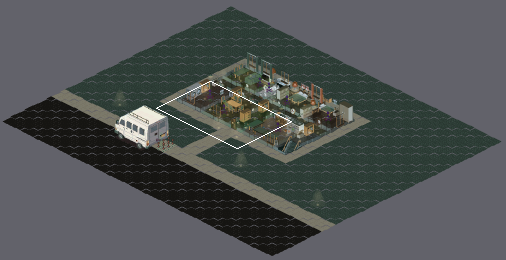
Tiled map, stored at assets/maps/map_house1_3x.tmx. Above, an overview of the earlier version with the close-up marked.
Close-up. Earlier state:
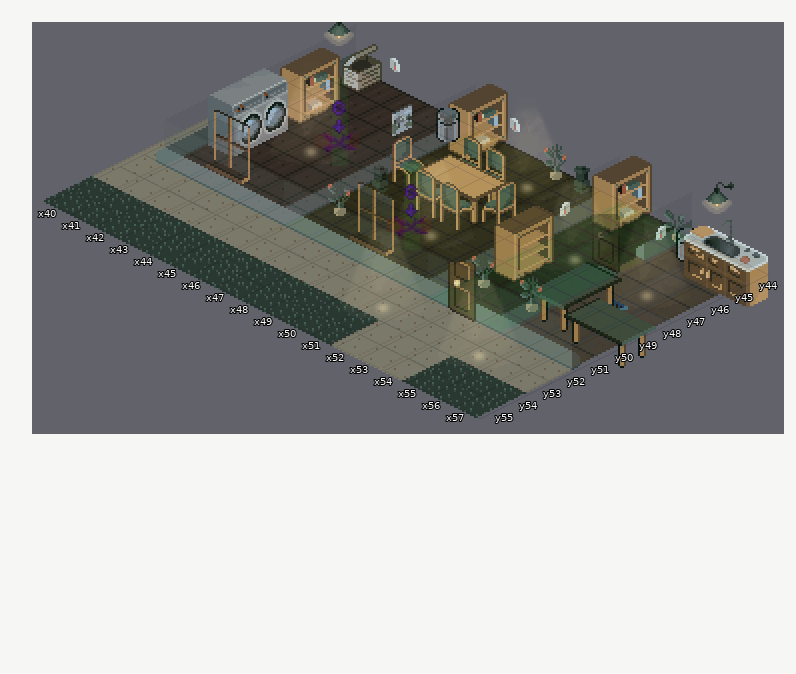
Cells are 24x12 px. Isometric: x runs down to the right, y down to the left. Shown: x 40..57, y 44..55. The commit also changed other parts of the map, which this record leaves out. Tiles whose own drawing changed are shown in their newer look in all pictures.
After the commit:
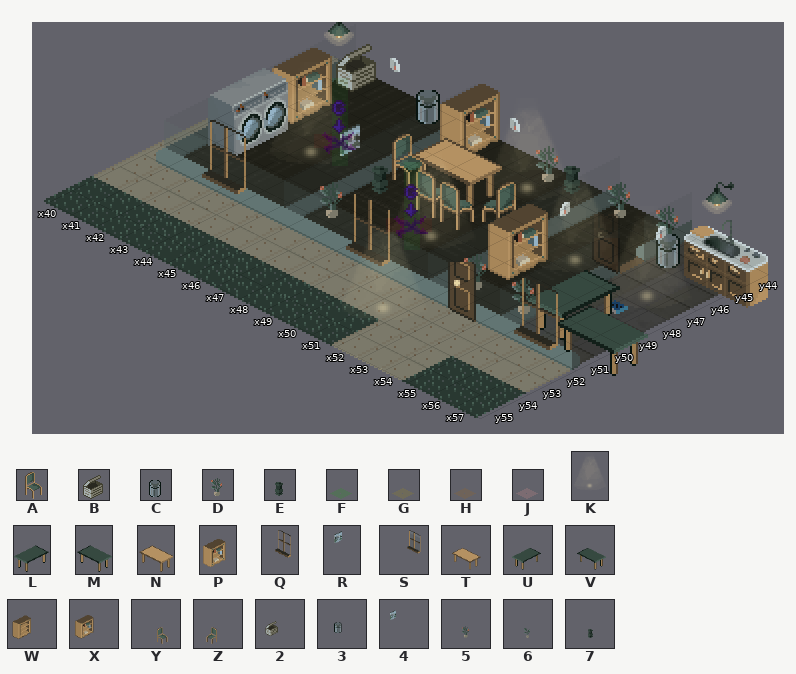
Key: from "A3x3x3": A 48 "Decor", B 60 "Decor", C 61 "Decor", D 84 "Item", E 86 "Item", F 108 "RoomDef", G 110 "RoomDef", H 111 "RoomDef", J 124 "RoomDef"; from "A6x6x10": K 10 "CeilingLight", L 24 "Furniture", M 24 flipped left-right "Furniture", N 26 flipped left-right "Furniture", P 33 "Furniture", Q 48 flipped left-right "Window", R 57 "WallDecor"; from "S2": S 30 flipped left-right, T 38, U 40, V 40 flipped left-right, W 48, X 49, Y 50, Z 50 flipped left-right, 2 62, 3 63, 4 87, 5 96, 6 97, 7 98.
_ is an empty cell, . an unchanged one.
Changes in this commit:
--- layer "Ground Level/Decor"
@@ x 41..57 @@
-44 _2._._X.57._X6...
-45 .....3ZZ......_3.
-46 _X...._..........
-47 ....Y_4T.........
-48 ..........._W....
-49 ....._........U..
-50 .....5.....5.5..V
+44 B_.C.P_.DE.D_D...
+45 .....___......C_.
+46 P_....N..........
+47 ...._A__.........
+48 ...........P_....
+49 .....R........L..
+50 .....D.....D.D..M
@@ x 43..56 @@
-52 _....._......_
-53 S.....S.......
+52 Q.....Q......Q
+53 _....._.......
--- layer "Ground Level/DecorTop"
@@ x 55..55 @@
-53 K
+53 _
--- layer "Ground Level/RoomDefinitions" (now hidden)
@@ x 41..57 @@
-44 JJJJJGGGGGGFFFH..
-45 JJJJJGGGGGGFFFHH.
-46 JJJJJGGGGGGFFFHHH
-47 JJJJJGGGGGGFFFHHH
-48 JJJJJGGGGGGFFFHHH
-49 JJJJJGGGGGGFFFHHH
-50 JJJJJGGGG.GFFFHHH
-51 JJJJJGGGGGGFFFHHH
+44 _______________..
+45 ________________.
+46 _________________
+47 _________________
+48 _________________
+49 _________________
+50 _________._______
+51 _________________
Changed places in both close-ups, as pixel boxes (x1, y1, x2, y2):
changed: (168, 44, 754, 370)
